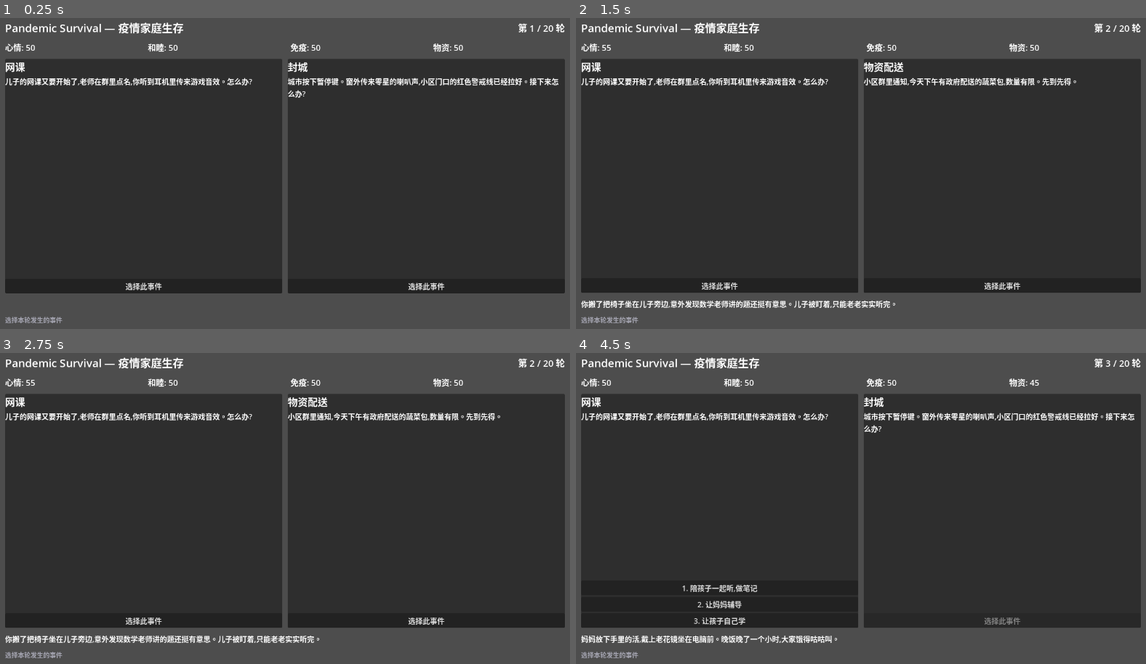
Above: before the commit, frames 1-4 (two rows, left to right).
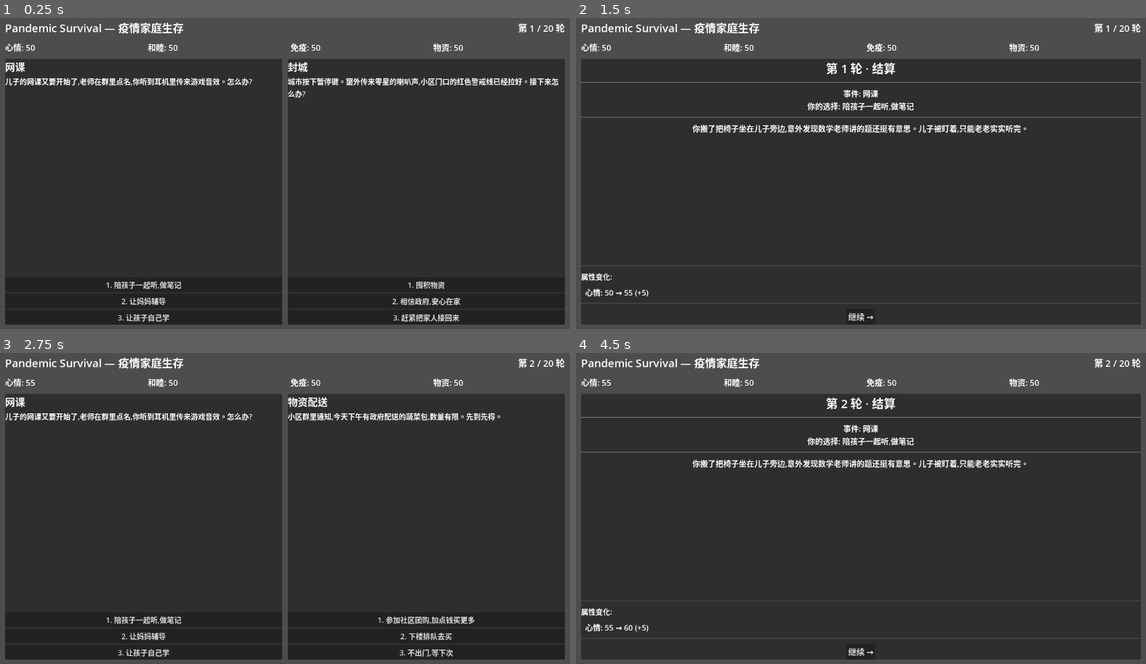
Above: after the commit, the same moments.

Repository: edudong999/GGJ
Game: Godot game, scene res://scenes/Main.tscn
Same seed, same stepped clock (60 frames per second), same inputs: the game is played once before the commit and once after it.
Inputs (mouse positions are in pixels of both pictures, inside the frame that each line leads up to):
- Up to frame 1 (0.25 s): no input
- Up to frame 2 (1.5 s): click (718, 285) at 0.5 s, where only the run before the commit has a clickable "选择此事件"; click (718, 254) at 1.25 s, where only the run before the commit has a clickable "1. 陪孩子一起听,做笔记"
- Up to frame 3 (2.75 s): click (285, 651) at 2 s, where only the run after the commit has a clickable "继续 →"
- Up to frame 4 (4.5 s): click (718, 620) at 2.75 s, where only the run after the commit has a clickable "1. 陪孩子一起听,做笔记"; click (718, 604) at 3.5 s, where only the run before the commit has a clickable "2. 让妈妈辅导"; click (718, 620) at 4.25 s, where only the run before the commit has a clickable "选择此事件"

The runs differ from the first frame. In frame 1, 10% of the frame differs, in the area x 0-100%, y 84-99%; in frame 2, 14%; in frame 3, 10%; in frame 4, 15%, in the area x 0-100%, y 2-99%.

Commit message:
Add dedicated settlement page after card selection
Card phase now shows option buttons directly on each card (no more
"选择此事件" intermediate). Clicking an option applies effects and
switches to SettlementPanel, a full-bleed page that displays:
- Round number and chosen event/option
- Result text
- Attribute changes (old → new with signed diff)
- 继续 button to start the next round

Replaced inline result_label/hint_label with the SettlementPanel.

Diff:
--- a/scenes/Main.tscn
+++ b/scenes/Main.tscn
@@ -75,17 +75,62 @@
 size_flags_vertical = 3
 theme_override_constants/separation = 12
 
-[node name="ResultLabel" type="Label" parent="Margin/VBox"]
+[node name="SettlementPanel" type="PanelContainer" parent="Margin/VBox"]
+visible = false
 layout_mode = 2
-text = ""
+size_flags_vertical = 3
+
+[node name="SettlementVBox" type="VBoxContainer" parent="Margin/VBox/SettlementPanel"]
+layout_mode = 2
+theme_override_constants/separation = 10
+
+[node name="Title" type="Label" parent="Margin/VBox/SettlementPanel/SettlementVBox"]
+layout_mode = 2
+theme_override_font_sizes/font_size = 26
+horizontal_alignment = 1
+text = "第 1 轮 · 结算"
+
+[node name="HSep1" type="HSeparator" parent="Margin/VBox/SettlementPanel/SettlementVBox"]
+layout_mode = 2
+
+[node name="EventInfo" type="Label" parent="Margin/VBox/SettlementPanel/SettlementVBox"]
+layout_mode = 2
+theme_override_font_sizes/font_size = 17
+horizontal_alignment = 1
+text = "事件: ...\n你的选择: ..."
+
+[node name="HSep2" type="HSeparator" parent="Margin/VBox/SettlementPanel/SettlementVBox"]
+layout_mode = 2
+
+[node name="Result" type="Label" parent="Margin/VBox/SettlementPanel/SettlementVBox"]
+layout_mode = 2
+size_flags_vertical = 3
+autowrap_mode = 3
+theme_override_font_sizes/font_size = 17
+horizontal_alignment = 1
+text = "(结果)"
+
+[node name="HSep3" type="HSeparator" parent="Margin/VBox/SettlementPanel/SettlementVBox"]
+layout_mode = 2
+
+[node name="DiffsTitle" type="Label" parent="Margin/VBox/SettlementPanel/SettlementVBox"]
+layout_mode = 2
 theme_override_font_sizes/font_size = 16
-autowrap_mode = 3
+text = "属性变化:"
 
-[node name="HintLabel" type="Label" parent="Margin/VBox"]
+[node name="Diffs" type="Label" parent="Margin/VBox/SettlementPanel/SettlementVBox"]
 layout_mode = 2
-text = "选择本轮发生的事件"
-theme_override_font_sizes/font_size = 14
-theme_override_colors/font_color = Color(0.65, 0.65, 0.7, 1)
+theme_override_font_sizes/font_size = 17
+text = "(无变化)"
+
+[node name="HSep4" type="HSeparator" parent="Margin/VBox/SettlementPanel/SettlementVBox"]
+layout_mode = 2
+
+[node name="ContinueBtn" type="Button" parent="Margin/VBox/SettlementPanel/SettlementVBox"]
+layout_mode = 2
+size_flags_horizontal = 4
+text = "继续 →"
+theme_override_font_sizes/font_size = 18
 
 [node name="EndOverlay" type="Panel" parent="."]
 visible = false
--- a/scripts/Main.gd
+++ b/scripts/Main.gd
@@ -1,6 +1,7 @@
 extends Control
 
 const EVENTS_PER_ROUND: int = 3
+const ATTRS: Array = ["mood", "harmony", "immunity", "supplies"]
 
 @onready var round_label: Label = $Margin/VBox/TopBar/RoundLabel
 @onready var mood_label: Label = $Margin/VBox/StatusBar/MoodLabel
@@ -8,16 +9,21 @@
 @onready var immunity_label: Label = $Margin/VBox/StatusBar/ImmunityLabel
 @onready var supplies_label: Label = $Margin/VBox/StatusBar/SuppliesLabel
 @onready var events_bar: HBoxContainer = $Margin/VBox/EventsBar
-@onready var result_label: Label = $Margin/VBox/ResultLabel
-@onready var hint_label: Label = $Margin/VBox/HintLabel
+@onready var settlement_panel: PanelContainer = $Margin/VBox/SettlementPanel
+@onready var settlement_title: Label = $Margin/VBox/SettlementPanel/SettlementVBox/Title
+@onready var settlement_event_info: Label = $Margin/VBox/SettlementPanel/SettlementVBox/EventInfo
+@onready var settlement_result: Label = $Margin/VBox/SettlementPanel/SettlementVBox/Result
+@onready var settlement_diffs: Label = $Margin/VBox/SettlementPanel/SettlementVBox/Diffs
+@onready var continue_button: Button = $Margin/VBox/SettlementPanel/SettlementVBox/ContinueBtn
 @onready var end_overlay: Panel = $EndOverlay
 @onready var end_label: Label = $EndOverlay/EndVBox/EndLabel
 @onready var restart_button: Button = $EndOverlay/EndVBox/RestartButton
 
-var event_panels: Array = []  # [{panel, title, desc, select_btn}]
+var event_panels: Array = []  # [{panel, title, desc, options_container}]
 
 
 func _ready() -> void:
+	continue_button.pressed.connect(_on_continue_settlement)
 	restart_button.pressed.connect(_on_restart_pressed)
 	GameState.start_new_game()
 	_build_event_panels()
@@ -42,18 +48,16 @@
 		desc.size_flags_vertical = Control.SIZE_EXPAND_FILL
 		vbox.add_child(desc)
 
-		var btn := Button.new()
-		btn.name = "SelectBtn"
-		btn.text = "选择此事件"
-		btn.pressed.connect(_on_select_event.bind(i))
-		vbox.add_child(btn)
+		var opts := VBoxContainer.new()
+		opts.name = "OptionsContainer"
+		vbox.add_child(opts)
 
 		events_bar.add_child(panel)
 		event_panels.append({
 			"panel": panel,
 			"title": title,
 			"desc": desc,
-			"select_btn": btn,
+			"options_container": opts,
 		})
 
 
@@ -63,8 +67,6 @@
 	harmony_label.text = "和睦: %d" % GameState.harmony
 	immunity_label.text = "免疫: %d" % GameState.immunity
 	supplies_label.text = "物资: %d" % GameState.supplies
-	result_label.text = GameState.last_result
-	hint_label.text = "选择本轮发生的事件"
 	_refresh_event_panels()
 
 
@@ -72,53 +74,35 @@
 	for i in range(EVENTS_PER_ROUND):
 		var card: Dictionary = event_panels[i]
 		var panel: PanelContainer = card["panel"]
-		_clear_option_container(panel)
-		card["select_btn"].visible = true
-		card["select_btn"].disabled = false
+		var opts_container: VBoxContainer = card["options_container"]
+		for c in opts_container.get_children():
+			c.queue_free()
 
 		if i < GameState.current_round_events.size():
 			var ev: Dictionary = GameState.current_round_events[i]
 			card["title"].text = ev["title"]
 			card["desc"].text = ev["description"]
 			panel.visible = true
+
+			var visible_options: Array = GameState.get_visible_options(ev)
+			for j in range(visible_options.size()):
+				var opt: Dictionary = visible_options[j]
+				var btn := Button.new()
+				btn.text = "%d. %s" % [j + 1, opt["text"]]
+				btn.pressed.connect(_on_choose_option.bind(i, j, visible_options))
+				opts_container.add_child(btn)
 		else:
 			panel.visible = false
 
 
-func _clear_option_container(panel: PanelContainer) -> void:
-	for child in panel.get_children():
-		var vbox: VBoxContainer = child
-		for c in vbox.get_children():
-			if c.name == "OptionsContainer":
-				c.queue_free()
+func _on_choose_option(event_idx: int, option_idx: int, visible_options: Array) -> void:
+	var ev: Dictionary = GameState.current_round_events[event_idx]
+	var opt: Dictionary = visible_options[option_idx]
+	var played_round: int = GameState.round
 
-
-func _on_select_event(idx: int) -> void:
-	var ev: Dictionary = GameState.current_round_events[idx]
-	var card: Dictionary = event_panels[idx]
-	card["select_btn"].visible = false
-
-	var vbox: VBoxContainer = card["panel"].get_child(0)
-	var opts_container := VBoxContainer.new()
-	opts_container.name = "OptionsContainer"
-	vbox.add_child(opts_container)
-
-	var visible_options: Array = GameState.get_visible_options(ev)
-	for i in range(visible_options.size()):
-		var opt: Dictionary = visible_options[i]
-		var btn := Button.new()
-		btn.text = "%d. %s" % [i + 1, opt["text"]]
-		btn.pressed.connect(_on_choose_option.bind(idx, i, visible_options))
-		opts_container.add_child(btn)
-
-	for j in range(EVENTS_PER_ROUND):
-		if j != idx:
-			event_panels[j]["select_btn"].disabled = true
-
-
-func _on_choose_option(event_idx: int, option_idx: int, visible_options: Array) -> void:
-	var opt: Dictionary = visible_options[option_idx]
+	var before: Dictionary = _snapshot_attributes()
 	GameState.apply_option(opt)
+	var diffs: Array = _compute_diffs(before)
 
 	if GameState.is_game_over():
 		_show_end(false)
@@ -127,10 +111,59 @@
 		_show_end(true)
 		return
 
+	_show_settlement(played_round, ev["title"], opt["text"], GameState.last_result, diffs)
+
+
+func _snapshot_attributes() -> Dictionary:
+	return {
+		"mood": GameState.mood,
+		"harmony": GameState.harmony,
+		"immunity": GameState.immunity,
+		"supplies": GameState.supplies,
+	}
+
+
+func _compute_diffs(before: Dictionary) -> Array:
+	var diffs: Array = []
+	for key in ATTRS:
+		var delta: int = GameState[key] - int(before[key])
+		if delta != 0:
+			diffs.append({
+				"name": GameState.get_attribute_label(key),
+				"old": int(before[key]),
+				"new": GameState[key],
+				"delta": delta,
+			})
+	return diffs
+
+
+func _show_settlement(played_round: int, event_title: String, option_text: String, result_text: String, diffs: Array) -> void:
+	settlement_title.text = "第 %d 轮 · 结算" % played_round
+	settlement_event_info.text = "事件: %s\n你的选择: %s" % [event_title, option_text]
+	settlement_result.text = result_text if result_text != "" else "(无特别描述)"
+
+	if diffs.is_empty():
+		settlement_diffs.text = "(无变化)"
+	else:
+		var lines: Array = []
+		for d in diffs:
+			var sign := "+" if int(d["delta"]) > 0 else ""
+			lines.append("  %s: %d → %d (%s%d)" % [d["name"], d["old"], d["new"], sign, int(d["delta"])])
+		settlement_diffs.text = "\n".join(lines)
+
+	events_bar.visible = false
+	settlement_panel.visible = true
+
+
+func _on_continue_settlement() -> void:
+	settlement_panel.visible = false
+	events_bar.visible = true
 	refresh()
 
 
 func _show_end(victory: bool) -> void:
+	settlement_panel.visible = false
+	events_bar.visible = false
 	end_overlay.visible = true
 	if victory:
 		end_label.text = "🎉 你成功度过了疫情!\n家庭成员都健康地走过了这段日子。"
Not shown, changed: README.md
